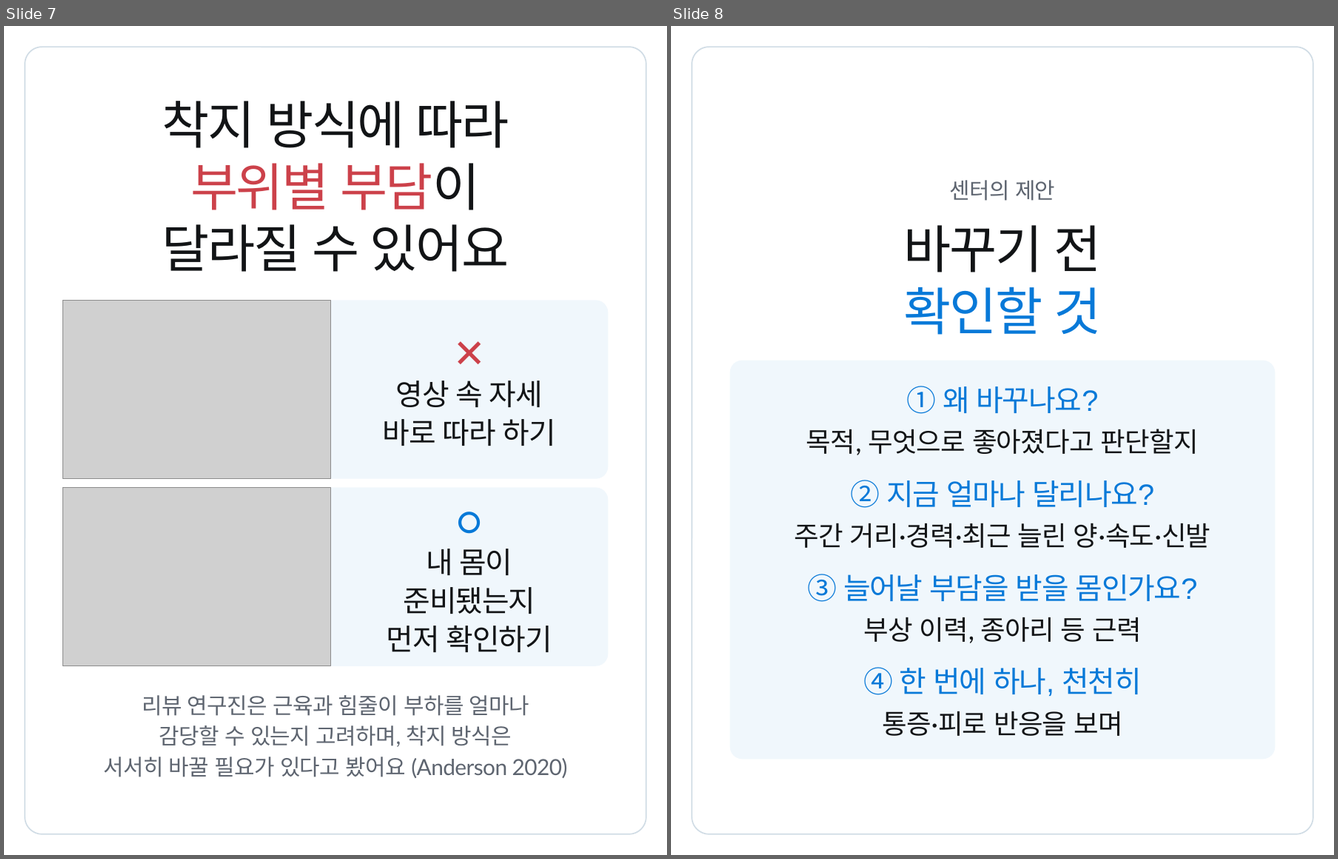
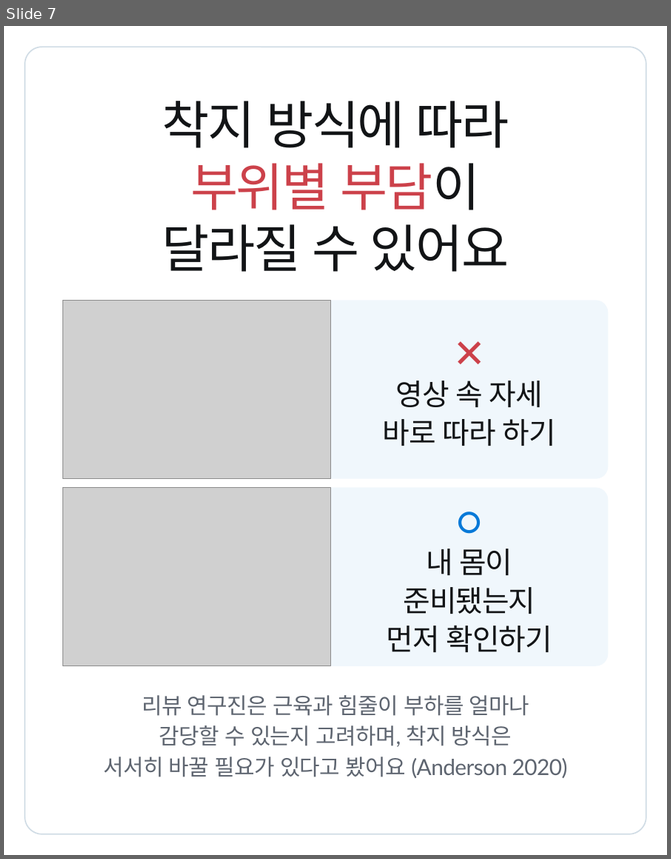
Before and after one commit to js920915-cyber/New-box, a slide deck: content/running-form-change-v2/adobe-express/running-form-change-v2-express.pptx. Shown side by side, each under a label of ours: slides 7 and 8 before the commit, slide 7 after it. The pictures are 1338x859 and 671x859 pixels, drawn with LibreOffice and Linux fonts; fonts in the diff are those of the drawing; grey boxes stand for pictures. Boxes give left, top, right and bottom in pixels: in the first picture for what was removed or moved away, otherwise in the second. Text is boxed around its words. In the diff, an @@ line names an element or a change of style, - is before the commit and + after.

```diff
--- a/content/running-form-change-v2/adobe-express/running-form-change-v2-express.pptx
+++ b/content/running-form-change-v2/adobe-express/running-form-change-v2-express.pptx
@@ slide 8 removed at bbox=[671, 26, 1334, 855], background #FFFFFF @@
@@ rounded rectangle removed at bbox=[692, 47, 1313, 833] @@
@@ text removed at bbox=[950, 180, 1055, 201] @@
-센터의 제안
@@ text removed at bbox=[904, 225, 1101, 272] @@
-바꾸기 전
@@ text removed at bbox=[904, 286, 1101, 335] @@
-확인할 것
@@ rounded rectangle removed at bbox=[730, 360, 1275, 759] @@
@@ text removed at bbox=[906, 386, 1098, 414] @@
-① 왜 바꾸나요?
@@ text removed at bbox=[806, 429, 1199, 455] @@
-목적, 무엇으로 좋아졌다고 판단할지
@@ text removed at bbox=[851, 480, 1154, 508] @@
-② 지금 얼마나 달리나요?
@@ text removed at bbox=[795, 523, 1211, 548] @@
-주간 거리·경력·최근 늘린 양·속도·신발
@@ text removed at bbox=[807, 574, 1198, 602] @@
-③ 늘어날 부담을 받을 몸인가요?
@@ text removed at bbox=[863, 617, 1141, 643] @@
-부상 이력, 종아리 등 근력
@@ text removed at bbox=[863, 667, 1142, 696] @@
-④ 한 번에 하나, 천천히
@@ text removed at bbox=[882, 711, 1122, 736] @@
-통증·피로 반응을 보며
```
Also in this commit, not shown: 1 slide changed, 2 slides added, 29 other files.
